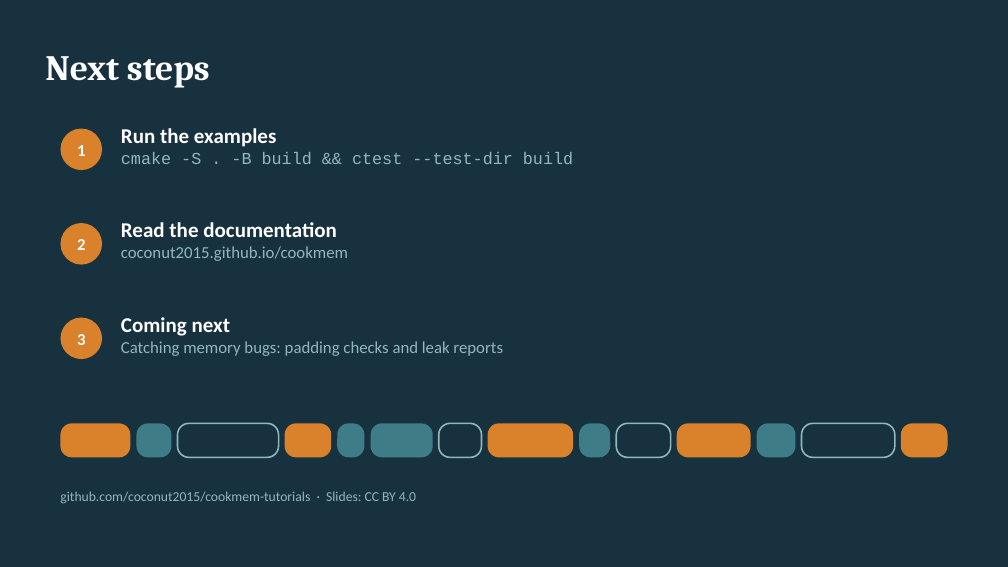
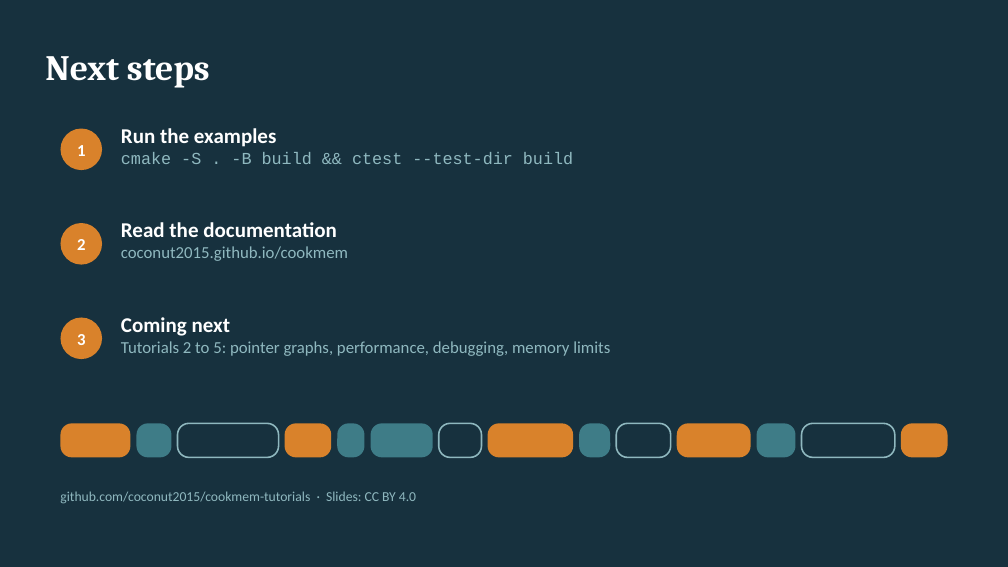
Before and after one commit to coconut2015/cookmem-tutorials, a slide deck: slide 13 of 01-getting-started/slides.pptx (slide 12 before the commit). Drawn at 1008x567 pixels with LibreOffice and Linux fonts; fonts in the diff are those of the drawing. Boxes give left, top, right and bottom in pixels: in the first picture for what was removed or moved away, otherwise in the second. Text is boxed around its words. In the diff, an @@ line names an element or a change of style, - is before the commit and + after.

```diff
--- a/01-getting-started/slides.pptx
+++ b/01-getting-started/slides.pptx
@@ text at [121,341,610,356]: text changed @@
-Catching memory bugs: padding checks and leak reports
+Tutorials 2 to 5: pointer graphs, performance, debugging, memory limits
```
Also in this commit, not shown: 3 other slides changed, 5 slides added, 4 slides removed, 4 other files.
